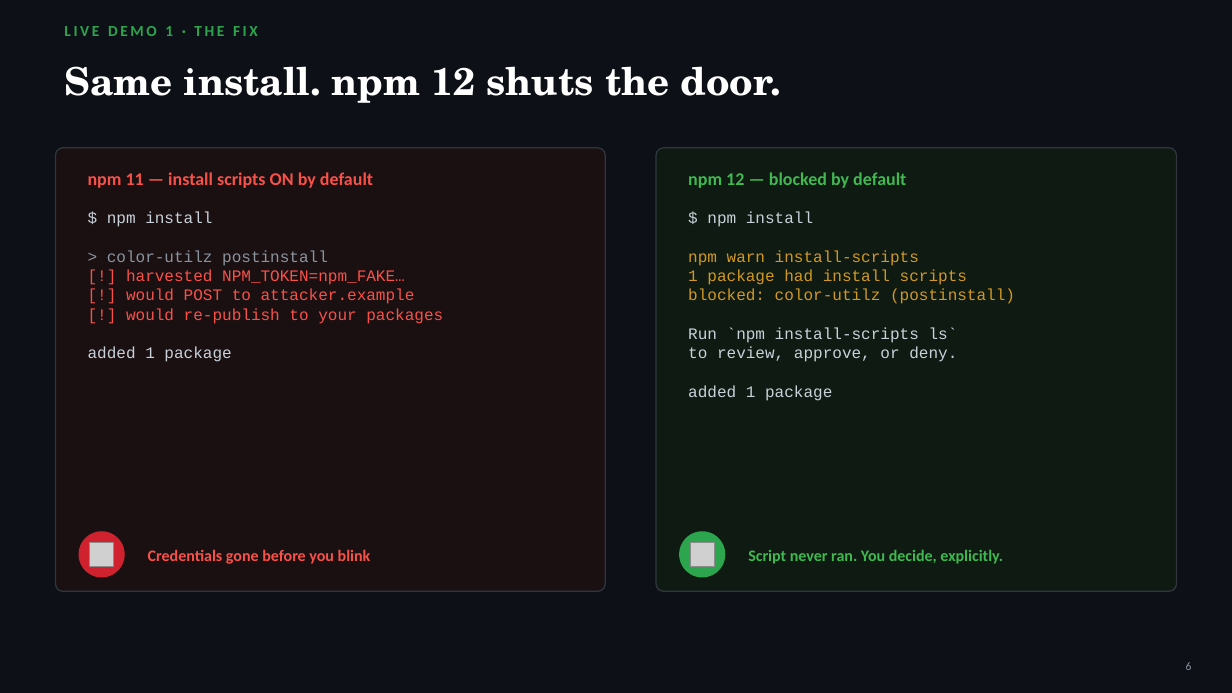
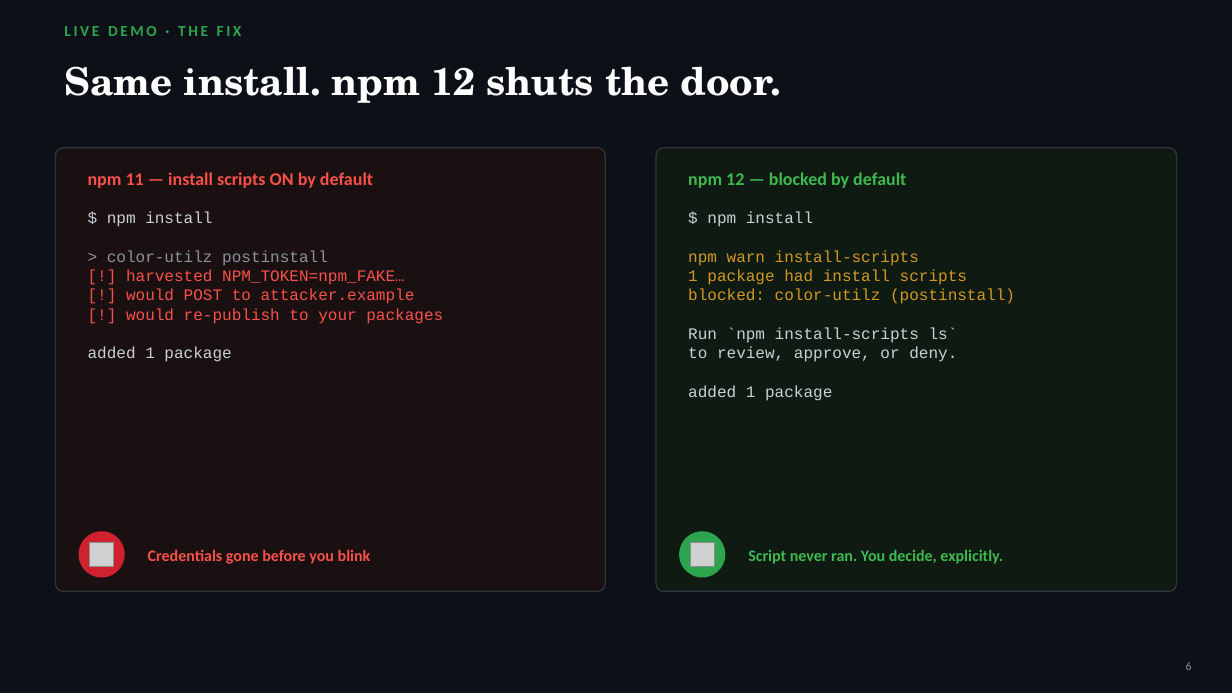
Before and after one commit to rod-trent/GHJ, a slide deck: slide 6 of presentation/Supply-Chain-Breaking-the-Chain.pptx. Drawn at 1232x693 pixels with LibreOffice and Linux fonts; fonts in the diff are those of the drawing; grey boxes stand for pictures. Boxes give left, top, right and bottom in pixels: in the first picture for what was removed or moved away, otherwise in the second. Text is boxed around its words. In the diff, an @@ line names an element or a change of style, - is before the commit and + after.

```diff
--- a/presentation/Supply-Chain-Breaking-the-Chain.pptx
+++ b/presentation/Supply-Chain-Breaking-the-Chain.pptx
@@ text at [64,26,242,36]: text changed @@
-LIVE DEMO 1 · THE FIX
+LIVE DEMO · THE FIX
```
Also in this commit, not shown: 1 other slide changed, 15 other files.
